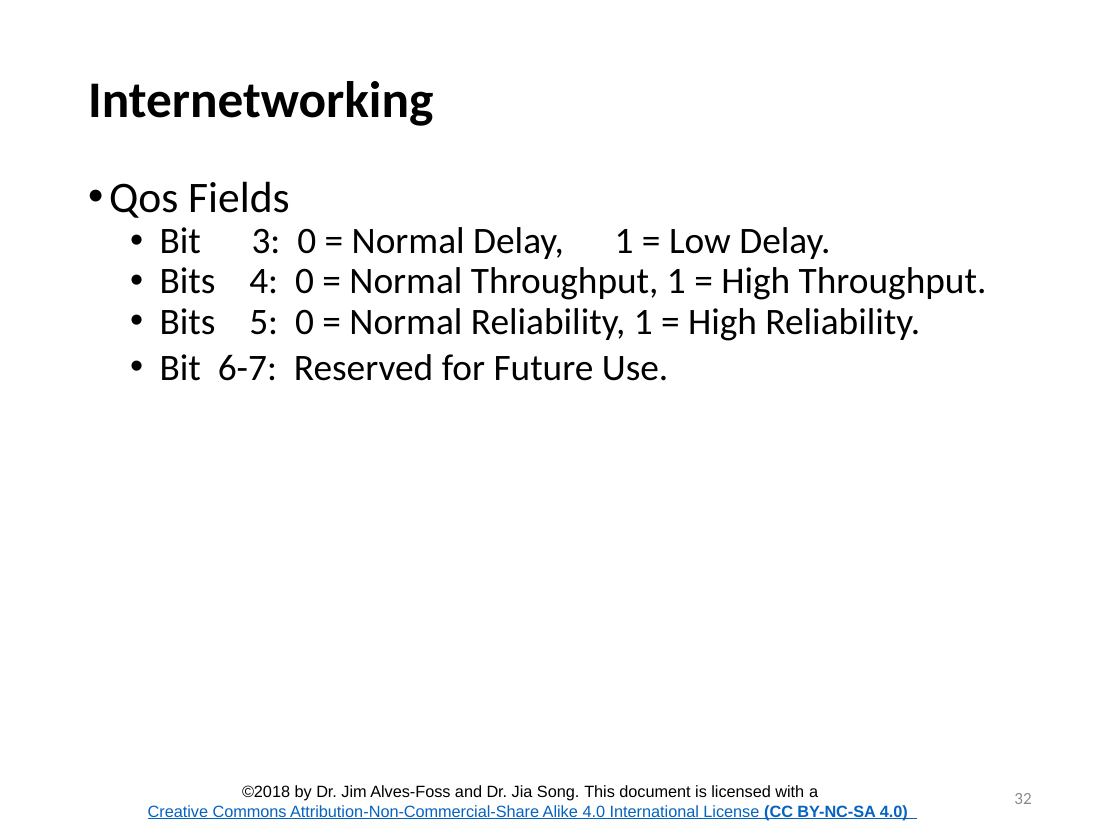
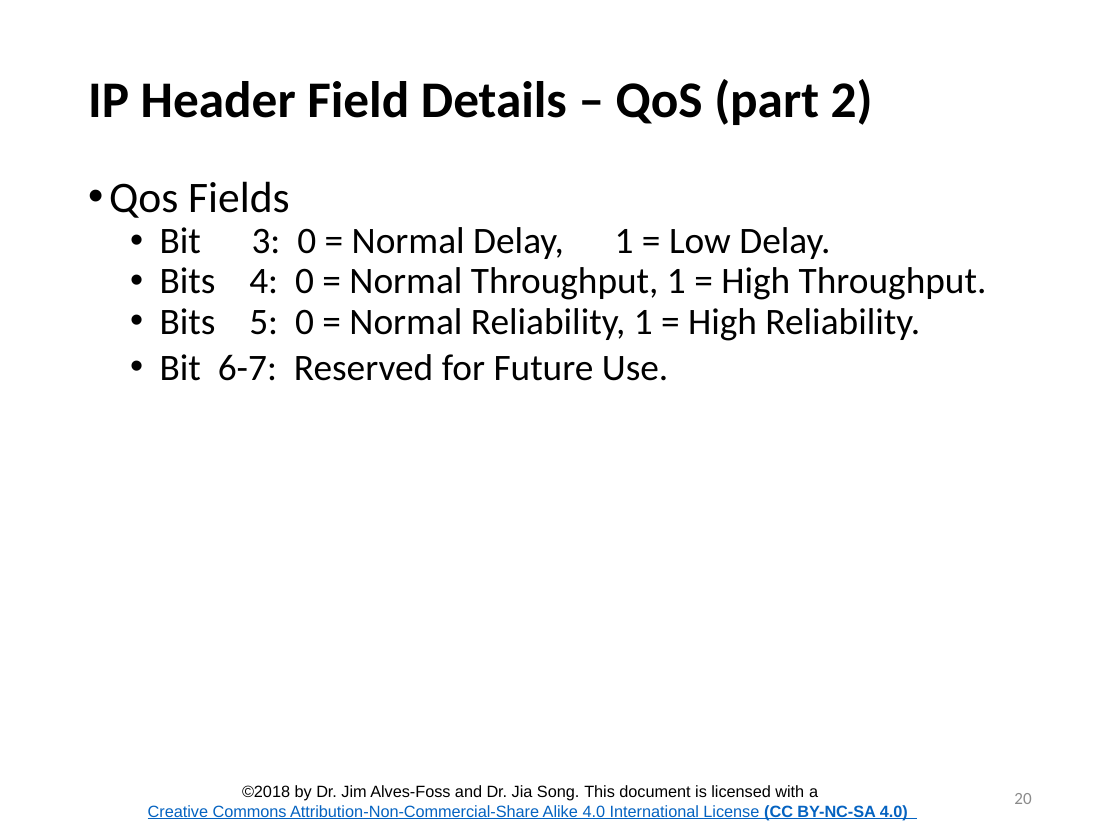
Before and after one commit to CenterForSecureAndDependableSystems/Teaching-Materials, a slide deck: slide 20 of Network-Security/Module_1 Internetworking/Lesson_2_Internetworking.pptx (slide 32 before the commit). Drawn at 1120x840 pixels with LibreOffice and Linux fonts; fonts in the diff are those of the drawing; background and template pictures are left out. Boxes give left, top, right and bottom in pixels: in the first picture for what was removed or moved away, otherwise in the second. Text is boxed around its words. In the diff, an @@ line names an element or a change of style, - is before the commit and + after.

```diff
--- a/Network-Security/Module_1 Internetworking/Lesson_2_Internetworking.pptx
+++ b/Network-Security/Module_1 Internetworking/Lesson_2_Internetworking.pptx
@@ title at <box>88,79,873,125</box>: text changed @@
-Internetworking
+IP Header Field Details – QoS (part 2)
@@ page number at <box>1014,793,1031,804</box>: text changed @@
-32
+20
```
Also in this commit, not shown: 60 other slides changed, 12 slides removed, 4 other files.
